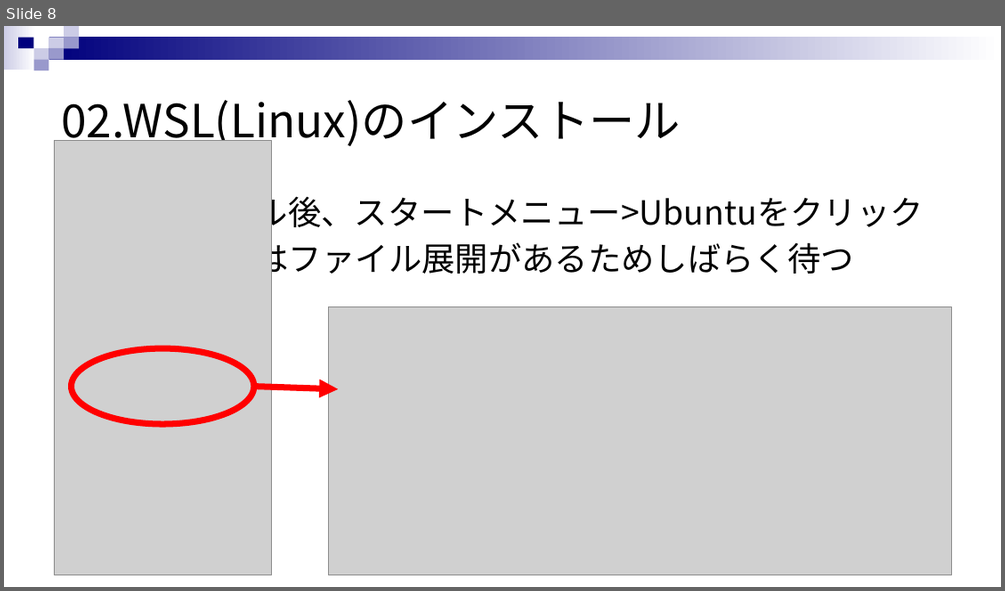
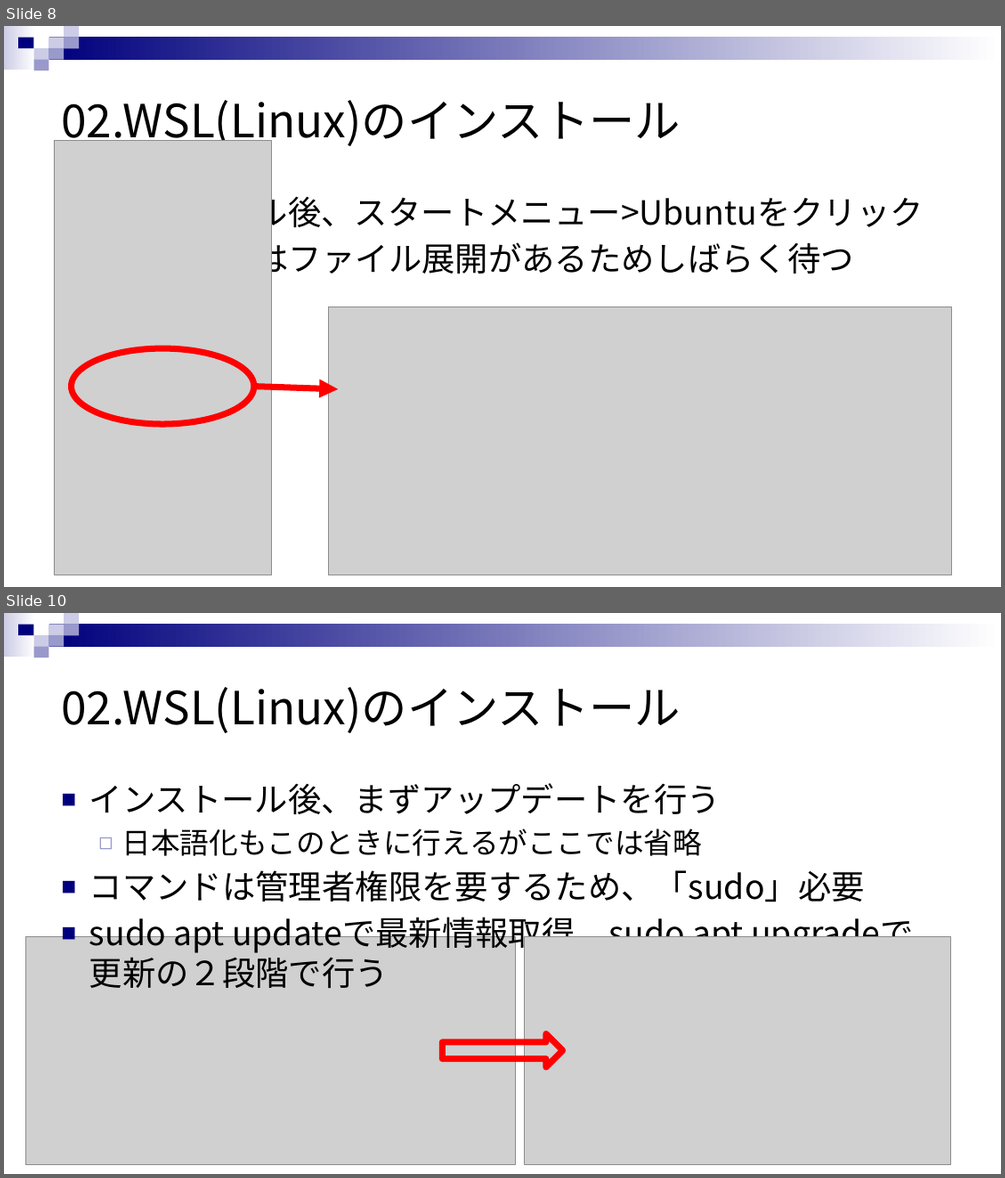
Before and after one commit to rensuke/SIMUonWSL, a slide deck: RE_SIMU_ON_WSL.pptx. Shown one above the other, each under a label of ours: slide 8 before the commit, slides 8 and 10 after it; the slides between them are not shown. The pictures are 1005x591 and 1005x1178 pixels, drawn with LibreOffice and Linux fonts; fonts in the diff are those of the drawing; grey boxes stand for pictures. Boxes give left, top, right and bottom in pixels: in the first picture for what was removed or moved away, otherwise in the second. Text is boxed around its words. In the diff, an @@ line names an element or a change of style, - is before the commit and + after.

Commit message:
パッケージのセットアップ、base-develの表作成中

```diff
--- a/RE_SIMU_ON_WSL.pptx
+++ b/RE_SIMU_ON_WSL.pptx
@@ slide 10 added at bbox=[4, 613, 1001, 1174], background #FFFFFF; not listed: 9 template elements that a slide beside it also shows @@
@@ title added at bbox=[61, 687, 680, 733], 44 pt, text #000000 @@
+02.WSL(Linux)のインストール
@@ text added at bbox=[89, 783, 865, 955], 32 pt, text #000000 @@
+■ インストール後、まずアップデートを行う
+  ◻ 日本語化もこのときに行えるがここでは省略
+■ コマンドは管理者権限を要するため、「sudo」必要
+■ sudo apt updateで最新情報取得、sudo apt upgradeで更新の２段階で行う
@@ picture added at bbox=[25, 936, 516, 1164] @@
@@ picture added at bbox=[525, 936, 951, 1164] @@
@@ right arrow added at bbox=[442, 1034, 563, 1067], outline #FF0000 6 pt @@
```
Also in this commit, not shown: 3 other slides added.
